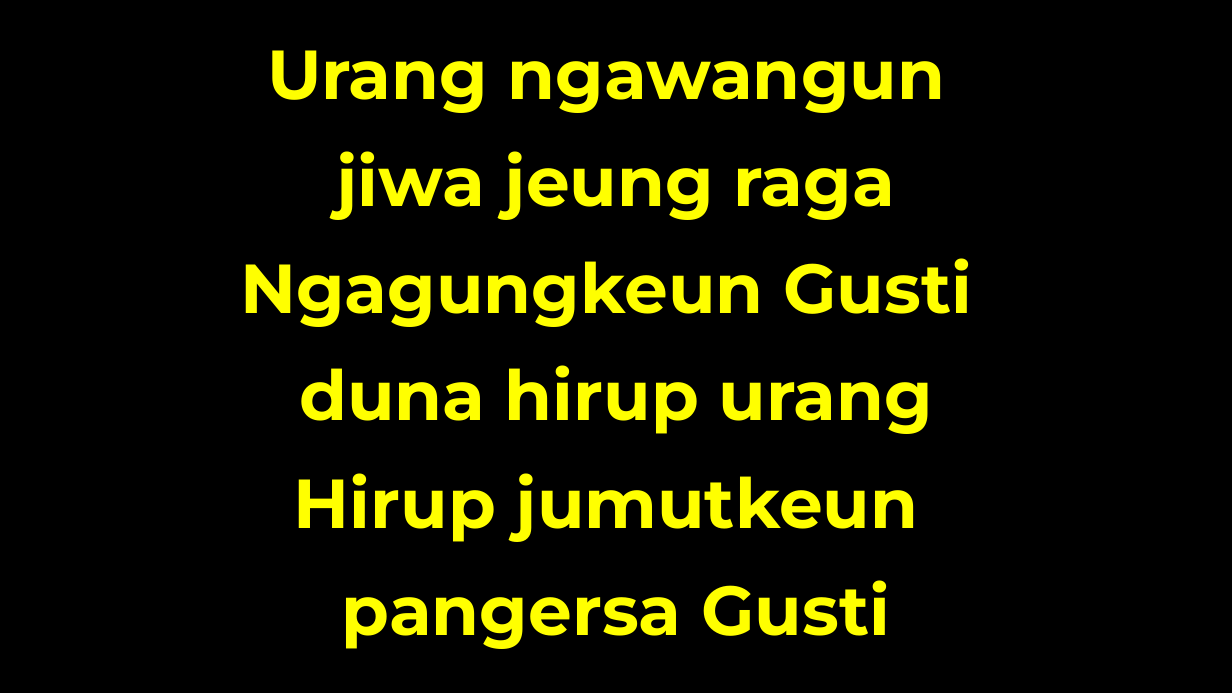
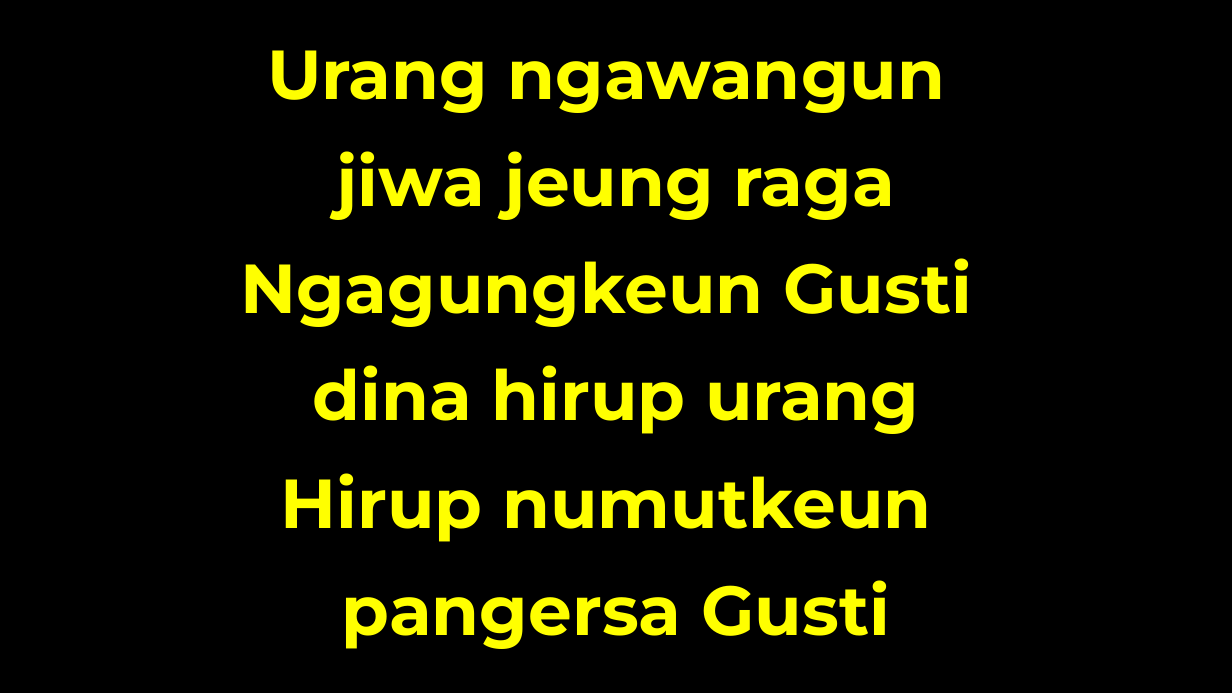
Before and after one commit to laurensius/Slide_Misa_KRC, a slide deck: slide 57 of 2020 12 tanggal 5 - 6/Slide Misa Bahasa Sunda.pptx. Drawn at 1232x693 pixels with LibreOffice and Linux fonts; fonts in the diff are those of the drawing; background and template pictures are left out. Boxes give left, top, right and bottom in pixels: in the first picture for what was removed or moved away, otherwise in the second. Text is boxed around its words. In the diff, an @@ line names an element or a change of style, - is before the commit and + after.

```diff
--- a/2020 12 tanggal 5 - 6/Slide Misa Bahasa Sunda.pptx
+++ b/2020 12 tanggal 5 - 6/Slide Misa Bahasa Sunda.pptx
@@ text at [281, 365, 931, 542]: text changed @@
-duna hirup urang
-Hirup jumutkeun
+dina hirup urang
+Hirup numutkeun
```
Also in this commit, not shown: 8 other slides changed, 8 other files.
